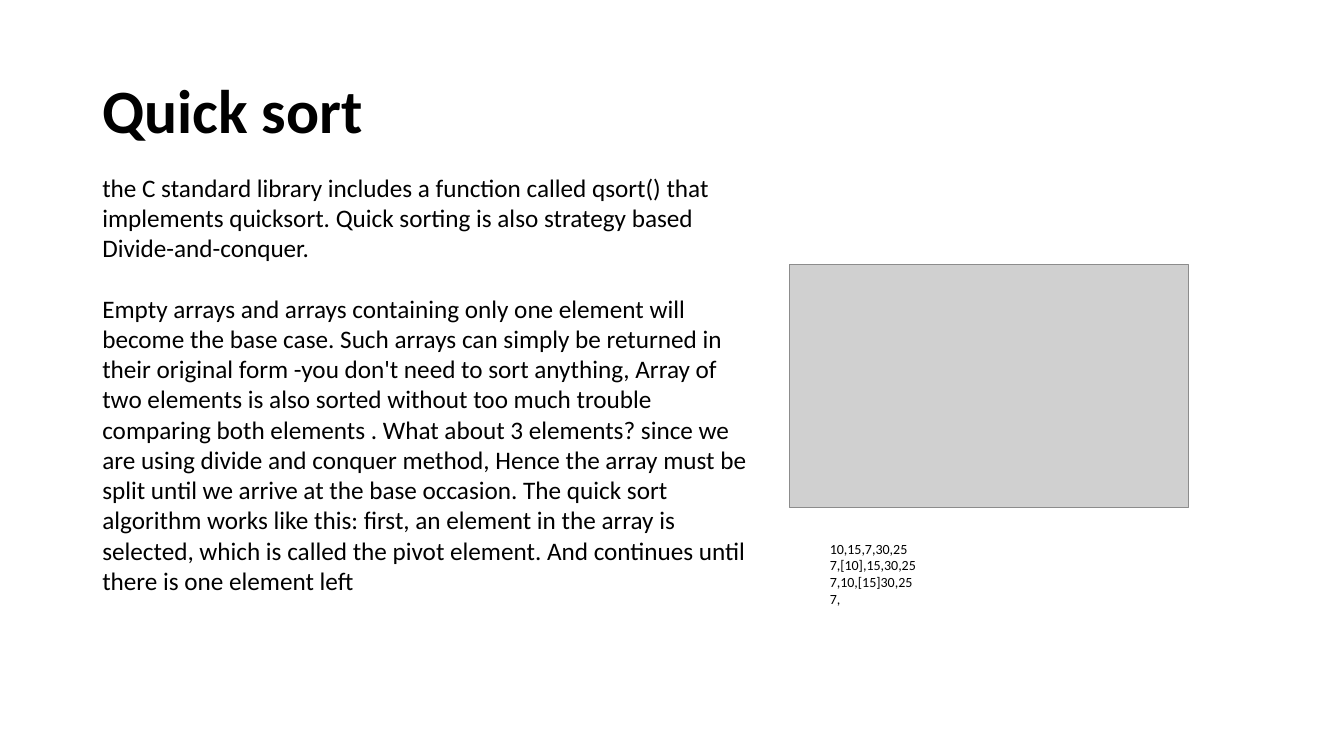
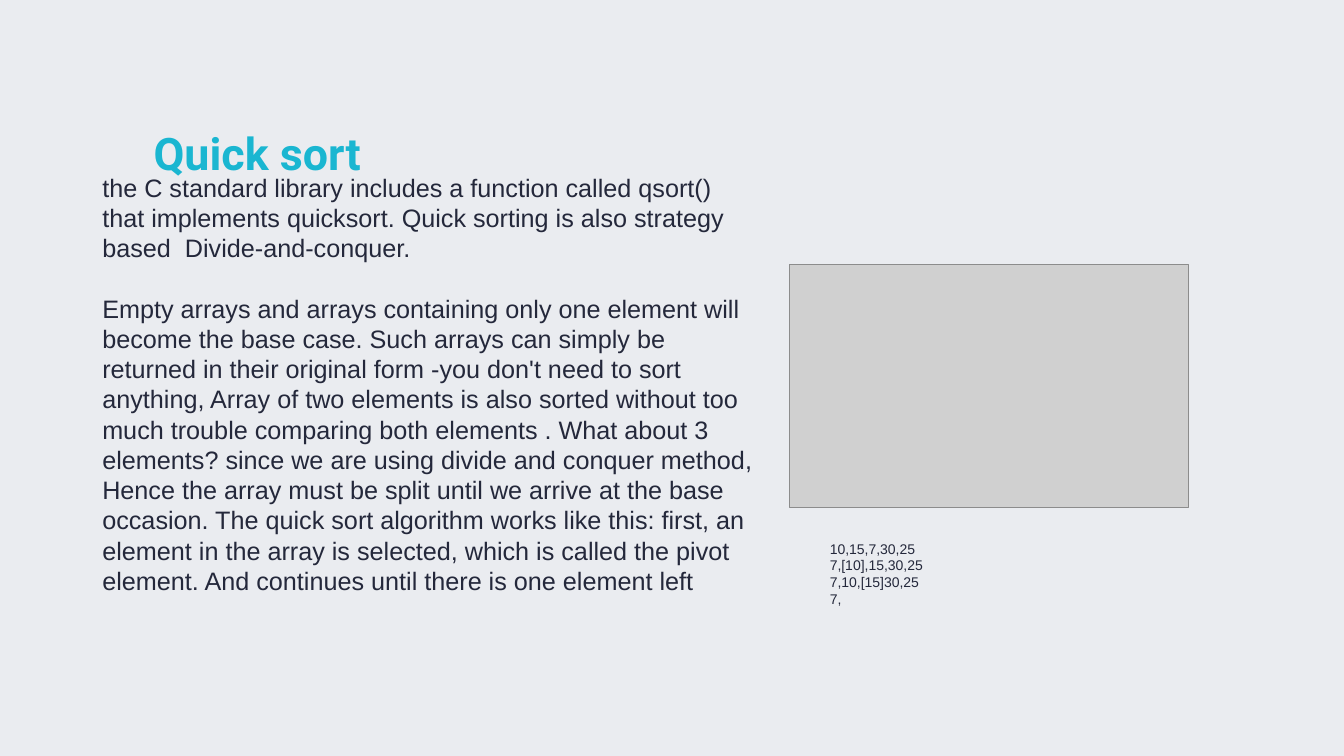
Before and after one commit to TigranVardanyan/Algorithms-and-Data-structures, a slide deck: slide 7 of ds&a.pptx (slide 5 before the commit). Drawn at 1344x756 pixels with LibreOffice and Linux fonts; fonts in the diff are those of the drawing; grey boxes stand for pictures. Boxes give left, top, right and bottom in pixels: in the first picture for what was removed or moved away, otherwise in the second. Text is boxed around its words. In the diff, an @@ line names an element or a change of style, - is before the commit and + after.

```diff
--- a/ds&a.pptx
+++ b/ds&a.pptx
@@ background #FFFFFF to #EAECF0 @@
@@ title "Quick sort": place and size @@
-title "Quick sort" at bbox=[102, 89, 363, 141]
+title "Quick sort" at bbox=[154, 136, 361, 181]
@@ title "Quick sort" at bbox=[154, 136, 361, 181]: size 44 to 32 pt, font Calibri to Roboto, text colour #000000 to #1AB6D1 @@
@@ text "the C standard library includes ..." at bbox=[102, 178, 752, 591]: font Calibri to Arial, text colour #000000 to #24283B @@
@@ text "10,15,7,30,25" at bbox=[830, 544, 923, 606]: font Calibri to Arial, text colour #000000 to #24283B @@
```
Also in this commit, not shown: 21 other slides changed, 1 slide added.
